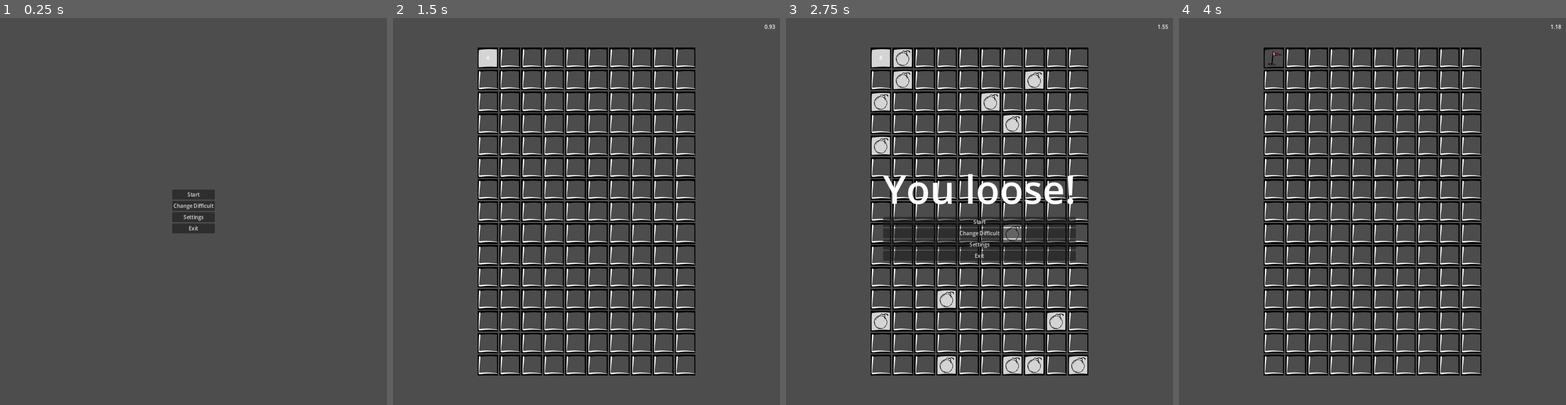
Above: before the commit, frames 1-4 (left to right).
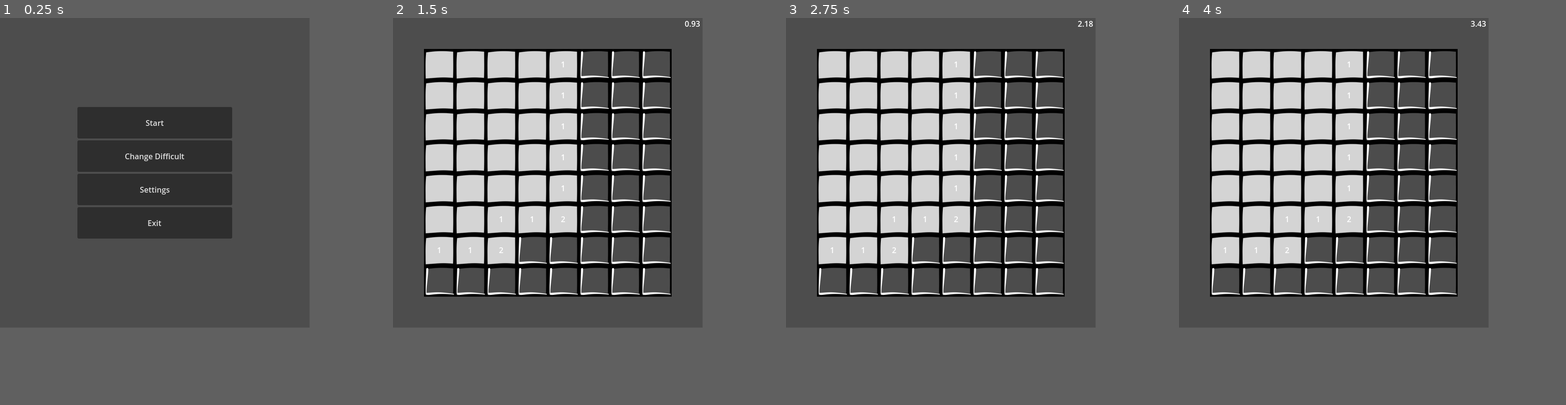
Above: after the commit, the same moments.

Repository: anonlatte/Minesweeper_1
Game: Godot game, scene res://Main.tscn
Same seed, same stepped clock (60 frames per second), same inputs: the game is played once before the commit and once after it.
Inputs (mouse positions are in pixels of both pictures, inside the frame that each line leads up to):
- Up to frame 1 (0.25 s): no input
- Up to frame 2 (1.5 s): click "Start" at 0.5 s; tap Enter at 1.25 s; move the mouse to (485, 56) at 1.27 s; press the mouse at (485, 56) at 1.28 s
- Up to frame 3 (2.75 s): move the mouse to (902, 56) at 2.02 s; release the mouse at (902, 56) at 2.03 s; click (902, 56) at 2.1 s
- Up to frame 4 (4 s): click (1372, 223) at 2.75 s, where only the run before the commit has a clickable "Start"; tap Space at 3.5 s; move the mouse to (1271, 56) at 3.52 s; hold Right mouse button (right_click) from 3.53 s (still down); click (1271, 56) at 3.8 s
In our replay, the window is 800x800 before the commit and 640x640 after it. These sizes can differ from the game's own. Grey fills any space a smaller window leaves; there, only what the larger window draws over its background counts as a difference.

The runs differ from the first frame. In frame 1, 12% of the frame differs, in the area x 20-60%, y 23-57%; in frame 2, 35%; in frame 3, 38%, in the area x 8-99%, y 0-93%; in frame 4, 35%.

Commit message:
Fix mine generation

Diff:
--- a/Board.gd
+++ b/Board.gd
@@ -1,12 +1,11 @@
-extends GridContainer
+extends Container
 
 var tiles: Array
 var Tile: PackedScene = preload ("res://Tile.tscn")
 var sprite_size: int
 
-func generate(rows: int, cols: int, bomb_count: int, sprite_size: int):
-	self.sprite_size = sprite_size
-	columns = cols
+func generate(rows: int, cols: int, bomb_count: int, new_sprite_size: int):
+	sprite_size = new_sprite_size
 	create_board(rows, cols)
 	set_bombs(bomb_count)
 
@@ -19,9 +18,9 @@
 		for j in cols:
 			var tile: Node = Tile.instantiate()
 			tile.position = Vector2(i, j) * sprite_size
+			print(tile.position)
 			tiles.append(tile)
 			add_child(tile)
-			print("Tile created at: ", tile.position / sprite_size)
 
 func set_bombs(bomb_count: int):
 	var n: int = 0
@@ -29,12 +28,21 @@
 		var tile = tiles[randi() % tiles.size()]
 		if !tile.is_mine:
 			tile.set_bomb()
-			print("Bomb set at: ", tile.position / sprite_size)
 			n += 1
 
-func loose_game():
+func loose():
 	for tile in tiles:
-		if (tile.is_mine):
+		if tile.is_mine:
 			tile.uncover()
-	var Main: Container = get_parent()
+	var Main = get_parent()
 	Main.update_status(Main.GAME_STATE.LOOSE)
+
+func check_progress():
+	var is_win: bool = true
+	for tile in tiles:
+		if tile.is_covered && !tile.is_mine:
+			is_win = false
+			break
+	if is_win:
+		var Main = get_parent()
+		Main.update_status(Main.GAME_STATE.WIN)
--- a/Main.gd
+++ b/Main.gd
@@ -1,4 +1,4 @@
-extends Container
+extends Control
 
 enum GAME_STATE {MENU, START, IN_PROGRESS, PAUSE, WIN, LOOSE}
 
@@ -31,12 +31,12 @@
 			$Menu/Status.show()
 
 func start_game():
-	var rows: int = 15
-	var cols: int = 10
-	var bomb_count: int = 15
+	var rows: int = 8
+	var cols: int = 8
+	var bomb_count: int = 4
 	var sprite_size = 64
-	# update window size
-	# get_viewport().size = Vector2(cols, rows) * sprite_size
+	# change board position to be centered. add padding from 0, 0
+	$Board.position = Vector2(64, 64)
 	$Time.show()
 	$Time.start()
 	$Board.show()
--- a/Main.tscn
+++ b/Main.tscn
@@ -4,26 +4,31 @@
 [ext_resource type="Script" path="res://Board.gd" id="2_diq6s"]
 [ext_resource type="Script" path="res://Time.gd" id="3_t7c7u"]
 
-[node name="Main" type="MarginContainer"]
+[node name="Main" type="Control"]
+layout_mode = 3
 anchors_preset = 15
 anchor_right = 1.0
 anchor_bottom = 1.0
 grow_horizontal = 2
 grow_vertical = 2
-theme_override_constants/margin_left = 16
-theme_override_constants/margin_top = 16
-theme_override_constants/margin_right = 16
-theme_override_constants/margin_bottom = 16
 script = ExtResource("1_aqh2a")
 
-[node name="Board" type="GridContainer" parent="."]
+[node name="Board" type="Container" parent="."]
 layout_mode = 2
-size_flags_horizontal = 4
-size_flags_vertical = 4
+size_flags_horizontal = 0
+size_flags_vertical = 0
 script = ExtResource("2_diq6s")
 
 [node name="Menu" type="VFlowContainer" parent="."]
-layout_mode = 2
+layout_mode = 1
+anchors_preset = 13
+anchor_left = 0.5
+anchor_right = 0.5
+anchor_bottom = 1.0
+offset_left = -160.0
+offset_right = 160.0
+grow_horizontal = 2
+grow_vertical = 2
 size_flags_horizontal = 4
 alignment = 1
 
@@ -36,25 +41,40 @@
 vertical_alignment = 1
 
 [node name="Start" type="Button" parent="Menu"]
+custom_minimum_size = Vector2(320, 65)
 layout_mode = 2
+size_flags_vertical = 0
+size_flags_stretch_ratio = 0.5
 text = "Start
 "
 
 [node name="Difficult" type="Button" parent="Menu"]
+custom_minimum_size = Vector2(320, 65)
 layout_mode = 2
+size_flags_vertical = 0
+size_flags_stretch_ratio = 0.5
 text = "Change Difficult"
 
 [node name="Settings" type="Button" parent="Menu"]
+custom_minimum_size = Vector2(320, 65)
 layout_mode = 2
+size_flags_vertical = 0
+size_flags_stretch_ratio = 0.5
 text = "Settings"
 
 [node name="Exit" type="Button" parent="Menu"]
+custom_minimum_size = Vector2(320, 65)
 layout_mode = 2
+size_flags_vertical = 0
+size_flags_stretch_ratio = 0.5
 text = "Exit
 "
 
 [node name="Time" type="Label" parent="."]
 layout_mode = 2
+offset_left = 599.0
+offset_right = 640.0
+offset_bottom = 23.0
 size_flags_horizontal = 8
 size_flags_vertical = 0
 text = "00:00"
--- a/Tile.gd
+++ b/Tile.gd
@@ -23,23 +23,28 @@
 			for tile in get_surrounds():
 				if tile.is_covered:
 					tile.uncover()
+		get_parent().check_progress()
 
 func get_surrounds() -> Array[Variant]:
 	var surrounds: Array[Variant] = []
 	var offsets: Array[Variant] = [
-		(Vector2.UP + Vector2.LEFT) * 64,
 		Vector2.UP * 64,
 		(Vector2.UP + Vector2.RIGHT) * 64,
+		Vector2.RIGHT * 64,
+		(Vector2.DOWN + Vector2.RIGHT) * 64,
+		Vector2.DOWN * 64,
+		(Vector2.DOWN + Vector2.LEFT) * 64,
 		Vector2.LEFT * 64,
-		Vector2.RIGHT * 64,
-		(Vector2.DOWN + Vector2.LEFT) * 64,
-		Vector2.UP * 64,
-		(Vector2.DOWN + Vector2.RIGHT) * 64
+		(Vector2.UP + Vector2.LEFT) * 64,
 	]
+	for tile in get_parent().tiles:
+		print("Tile: ", tile.position, " is mine: ", tile.is_mine)
 	for offset in offsets:
-		for title in get_parent().tiles:
-			if title.position == self.position + offset:
-				surrounds.append(title)
+		for tile in get_parent().tiles:
+			if  tile == self:
+				print("Tile: ", tile.position, " offset: ", offset)
+			if tile.position == position + offset:
+				surrounds.append(tile)
 	return surrounds
 
 func toggle_flag():
@@ -57,6 +62,6 @@
 			if !is_mine:
 				uncover()
 			else:
-				get_parent().loose_game()
+				get_parent().loose()
 		if event.is_action_pressed("right_click"):
 			toggle_flag()
--- a/Tile.tscn
+++ b/Tile.tscn
@@ -18,8 +18,8 @@
 offset_bottom = 32.0
 grow_horizontal = 2
 grow_vertical = 2
-size_flags_horizontal = 4
-size_flags_vertical = 4
+size_flags_horizontal = 3
+size_flags_vertical = 3
 script = ExtResource("1_lnfgr")
 
 [node name="Back" type="TextureRect" parent="."]
@@ -34,7 +34,6 @@
 [node name="Label" type="Label" parent="."]
 layout_mode = 2
 size_flags_horizontal = 4
-text = "4"
 horizontal_alignment = 1
 vertical_alignment = 1
 
--- a/project.godot
+++ b/project.godot
@@ -17,8 +17,8 @@
 
 [display]
 
-window/size/viewport_width=1200
-window/size/viewport_height=1200
+window/size/viewport_width=640
+window/size/viewport_height=640
 window/stretch/mode="canvas_items"
 
 [editor_plugins]
Not shown, added: export_presets.cfg
Not shown, added: README.md
